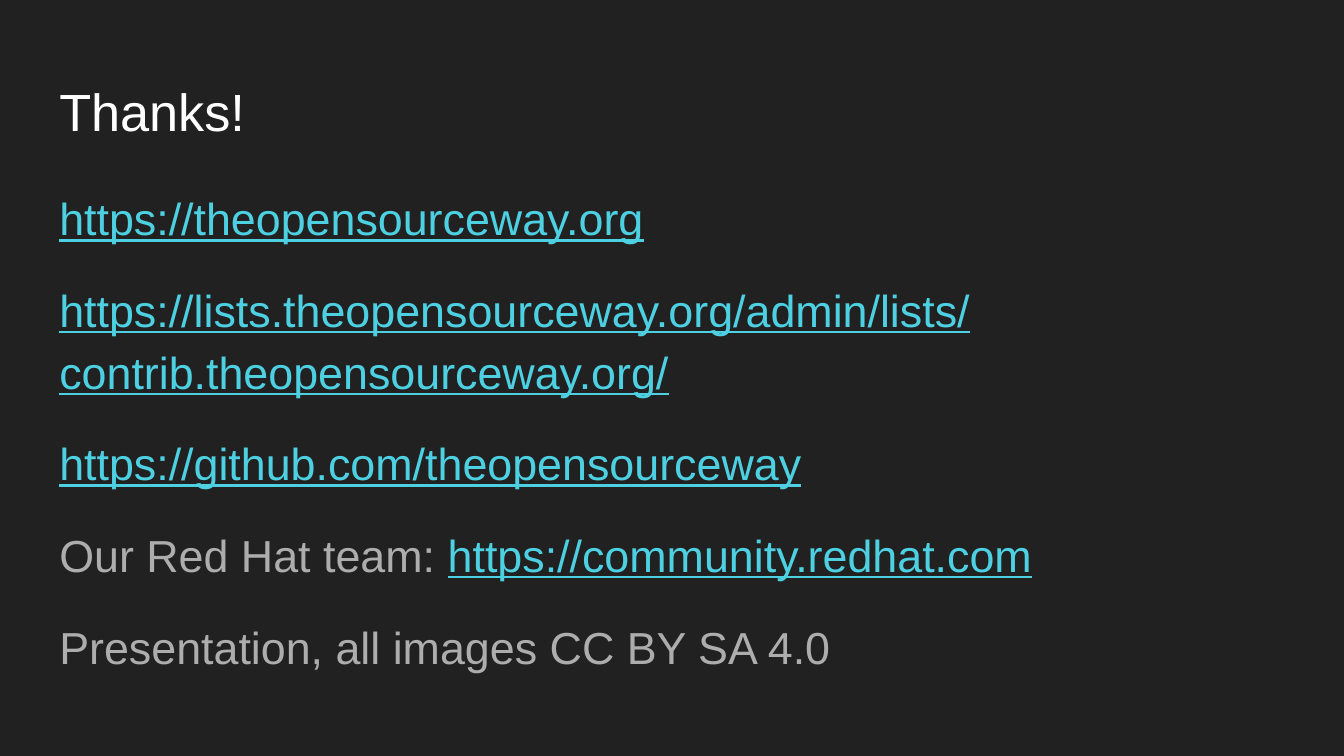
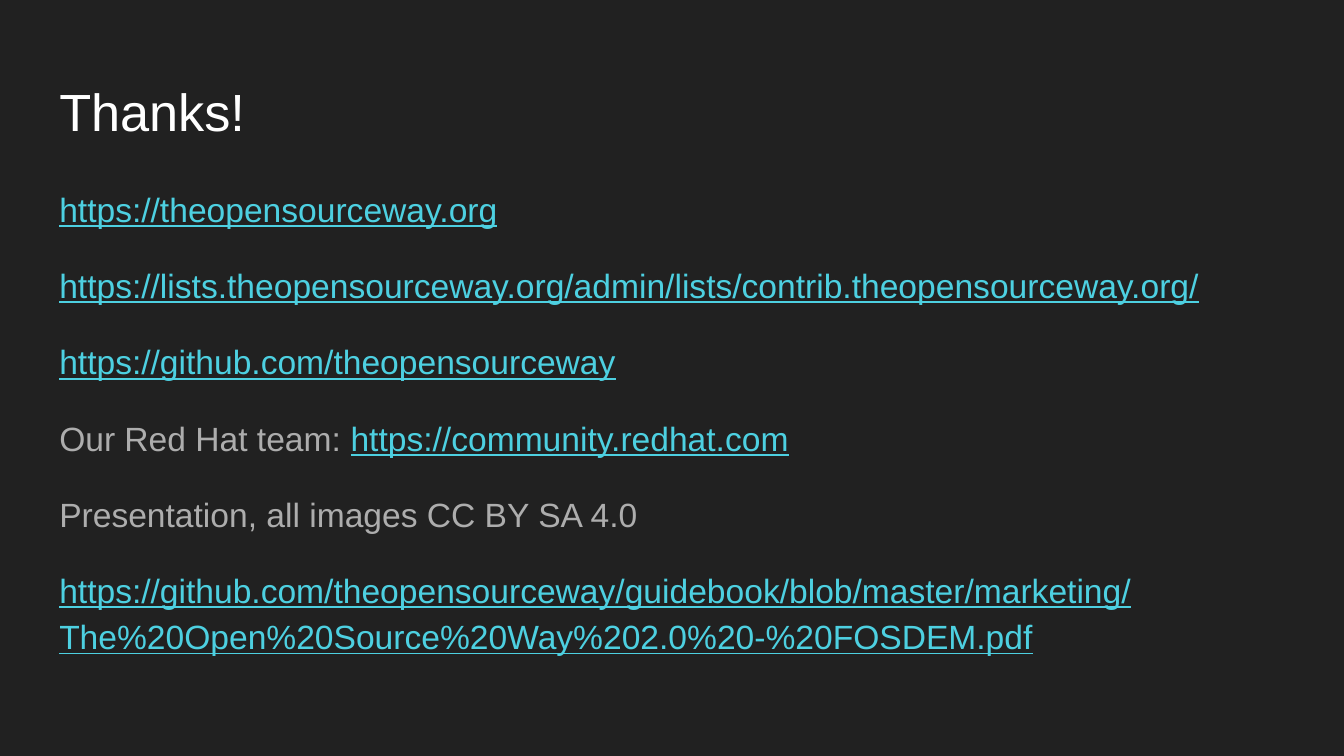
Before and after one commit to theopensourceway/guidebook, a slide deck: slide 10 of marketing/The Open Source Way 2.0 - FOSDEM.odp. Drawn at 1344x756 pixels with LibreOffice and Linux fonts; fonts in the diff are those of the drawing. Boxes give left, top, right and bottom in pixels: in the first picture for what was removed or moved away, otherwise in the second. Text is boxed around its words. In the diff, an @@ line names an element or a change of style, - is before the commit and + after.

```diff
--- a/marketing/The Open Source Way 2.0 - FOSDEM.odp
+++ b/marketing/The Open Source Way 2.0 - FOSDEM.odp
@@ text at (x1=59, y1=197, x2=1198, y2=533): size 24 to 18 pt in "https://theopensourceway.org", "https://lists.theopensourceway.org/admin/lists/contrib.theop ...", "https://github.com/theopensourceway", "Our Red Hat team: https://community.redhat.com" and 1 more places; less space between paragraphs @@
@@ text at (x1=59, y1=578, x2=1130, y2=655): paragraph added @@
+https://github.com/theopensourceway/guidebook/blob/master/marketing/The%20Open%20Source%20Way%202.0%20-%20FOSDEM.pdf
```
Also in this commit, not shown: 1 other file.
